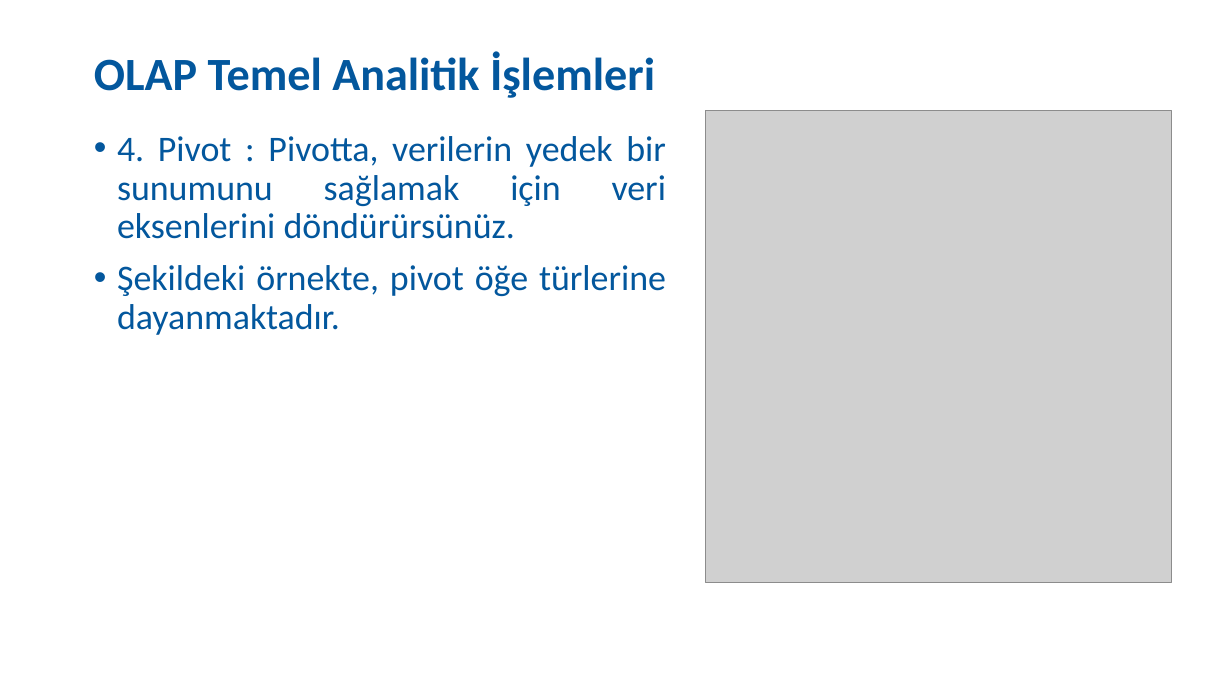
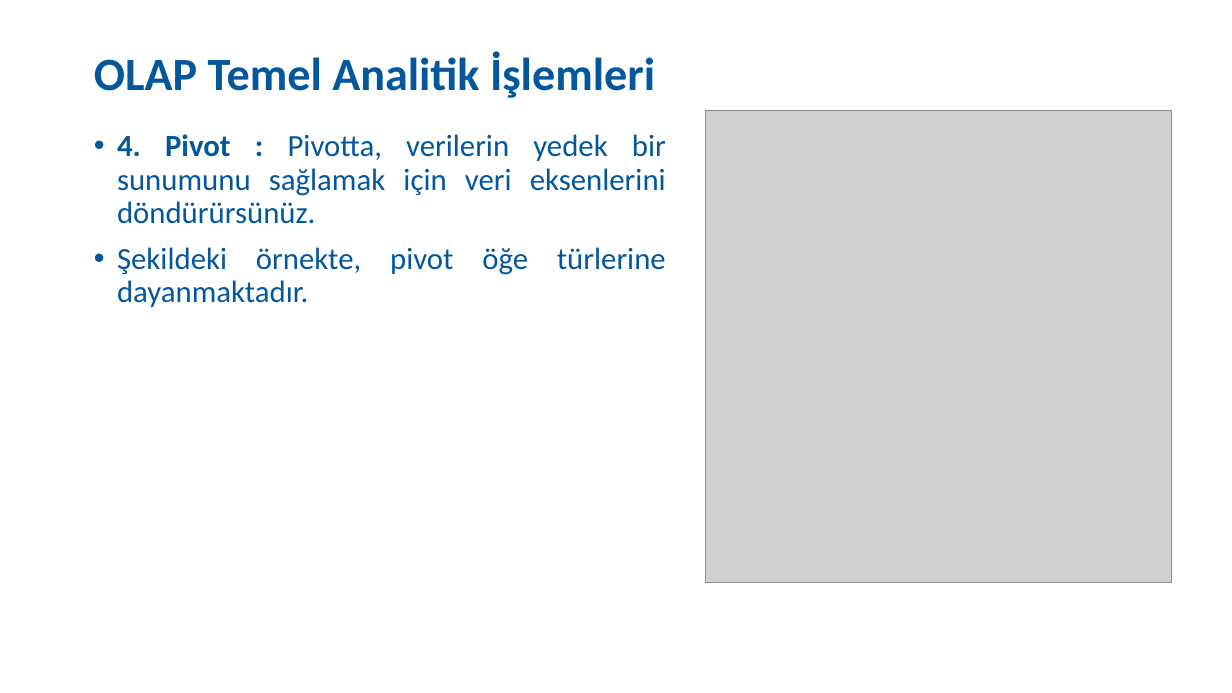
Before and after one commit to SevdanurGENC/Data-Modeling-Techniques-Lecture-Notes, a slide deck: slide 54 of Slides/VeriModellemeTeknikleri02Gun.pptx (slide 20 before the commit). Drawn at 1232x693 pixels with LibreOffice and Linux fonts; fonts in the diff are those of the drawing; grey boxes stand for pictures. Boxes give left, top, right and bottom in pixels: in the first picture for what was removed or moved away, otherwise in the second. Text is boxed around its words. In the diff, an @@ line names an element or a change of style, - is before the commit and + after.

```diff
--- a/Slides/VeriModellemeTeknikleri02Gun.pptx
+++ b/Slides/VeriModellemeTeknikleri02Gun.pptx
@@ text "4. Pivot : Pivotta, verilerin ..." at bbox=[117, 134, 666, 307]: size 28 to 24 pt; bold on in "4. Pivot :" @@
```
Also in this commit, not shown: 14 other slides changed, 85 slides added, 14 slides removed.
